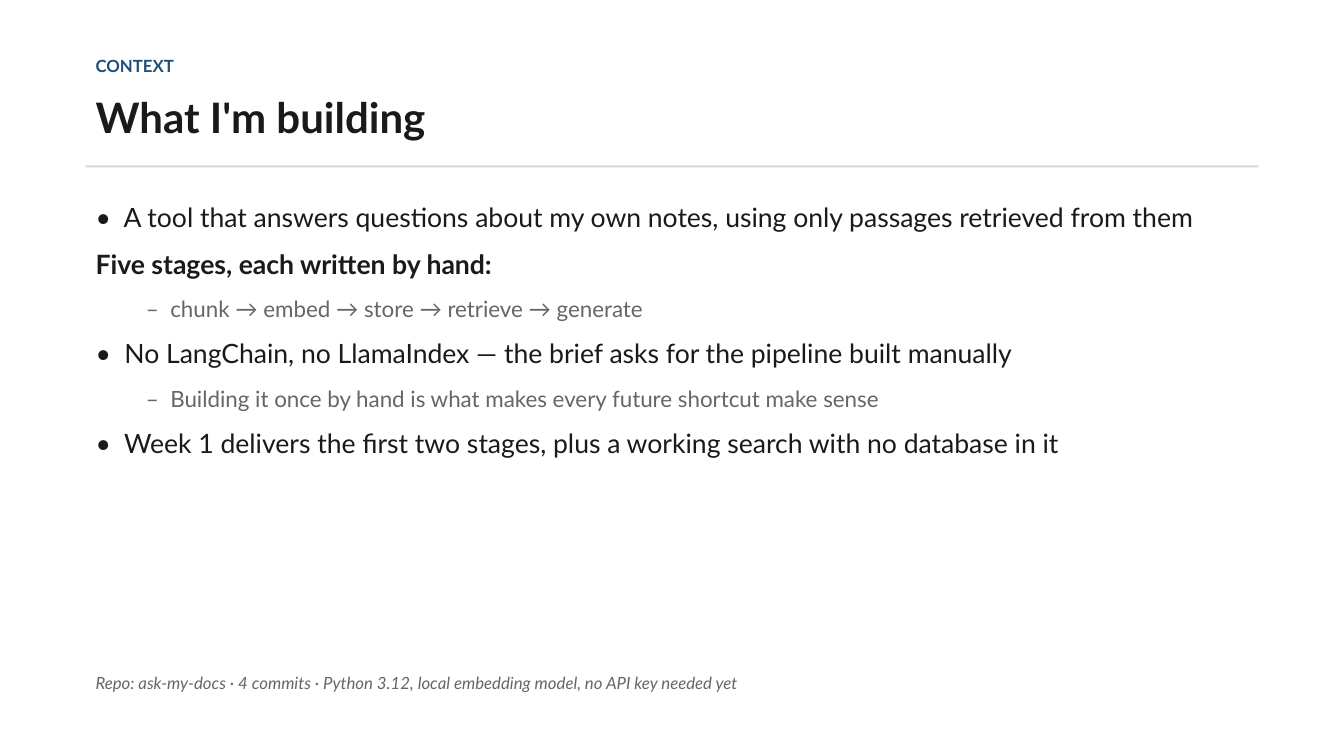
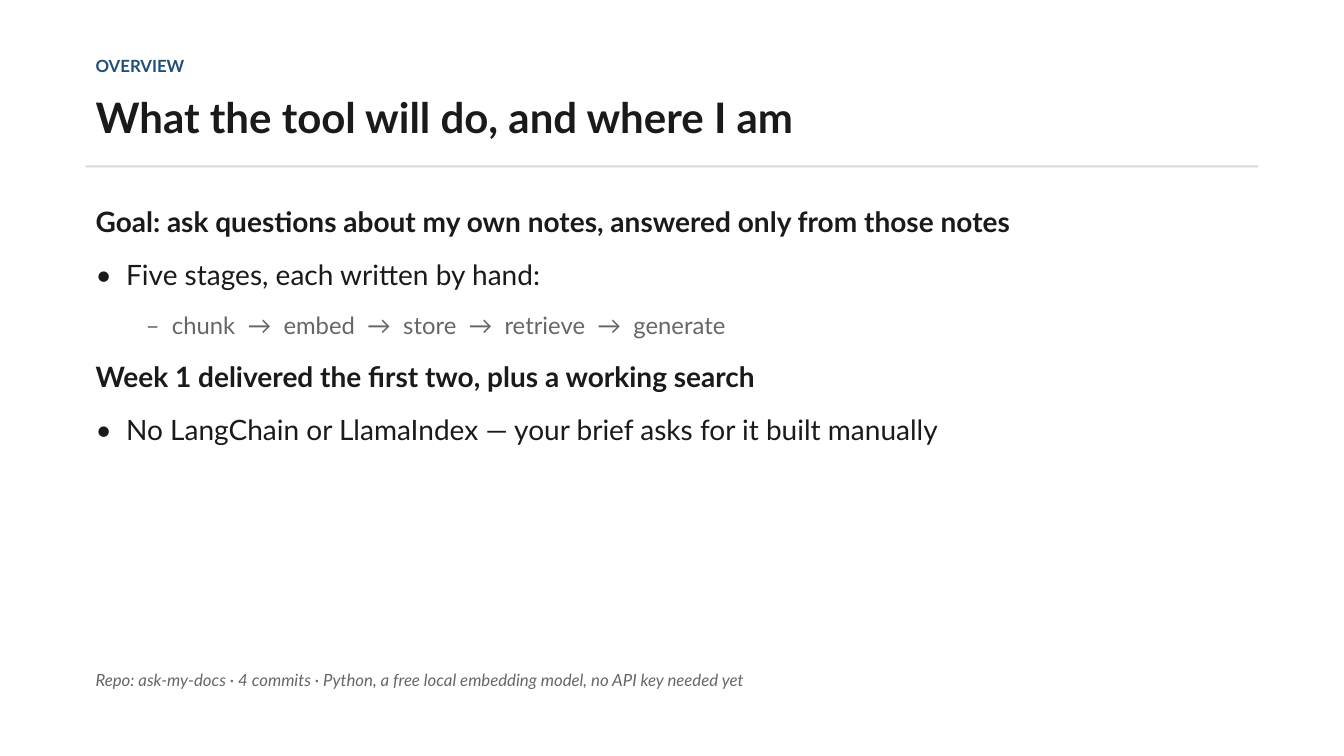
Before and after one commit to Iddrisusalima/ask-my-docs, a slide deck: slide 2 of presentation/week1-review.pptx. Drawn at 1344x756 pixels with LibreOffice and Linux fonts; fonts in the diff are those of the drawing. Boxes give left, top, right and bottom in pixels: in the first picture for what was removed or moved away, otherwise in the second. Text is boxed around its words. In the diff, an @@ line names an element or a change of style, - is before the commit and + after.

Commit message:
docs(presentation): Cut deck to 10 slides and simplify wording

```diff
--- a/presentation/week1-review.pptx
+++ b/presentation/week1-review.pptx
@@ text at bbox=[96, 59, 185, 72]: text changed @@
-CONTEXT
+OVERVIEW
@@ text at bbox=[96, 101, 793, 139]: text changed @@
-What I'm building
+What the tool will do, and where I am
@@ text at bbox=[96, 211, 1010, 290]: text changed; size 19 to 20 pt; bold on @@
-• A tool that answers questions about my own notes, using only passages retrieved from them
-Five stages, each written by hand:
+Goal: ask questions about my own notes, answered only from those notes
+• Five stages, each written by hand:
@@ text at bbox=[172, 316, 725, 339]: size 16 to 17 pt in "– chunk → embed → store → ..."; more space between paragraphs @@
@@ text at bbox=[96, 366, 938, 445]: text changed; size 19 to 20 pt @@
-• No LangChain, no LlamaIndex — the brief asks for the pipeline built manually
-  – Building it once by hand is what makes every future shortcut make sense
-• Week 1 delivers the first two stages, plus a working search with no database in it
+Week 1 delivered the first two, plus a working search
+• No LangChain or LlamaIndex — your brief asks for it built manually
@@ text at bbox=[96, 673, 744, 689]: text changed @@
-Repo: ask-my-docs · 4 commits · Python 3.12, local embedding model, no API key needed yet
+Repo: ask-my-docs · 4 commits · Python, a free local embedding model, no API key needed yet
```
Also in this commit, not shown: 4 other slides changed, 5 slides added, 13 slides removed, 1 other file.
